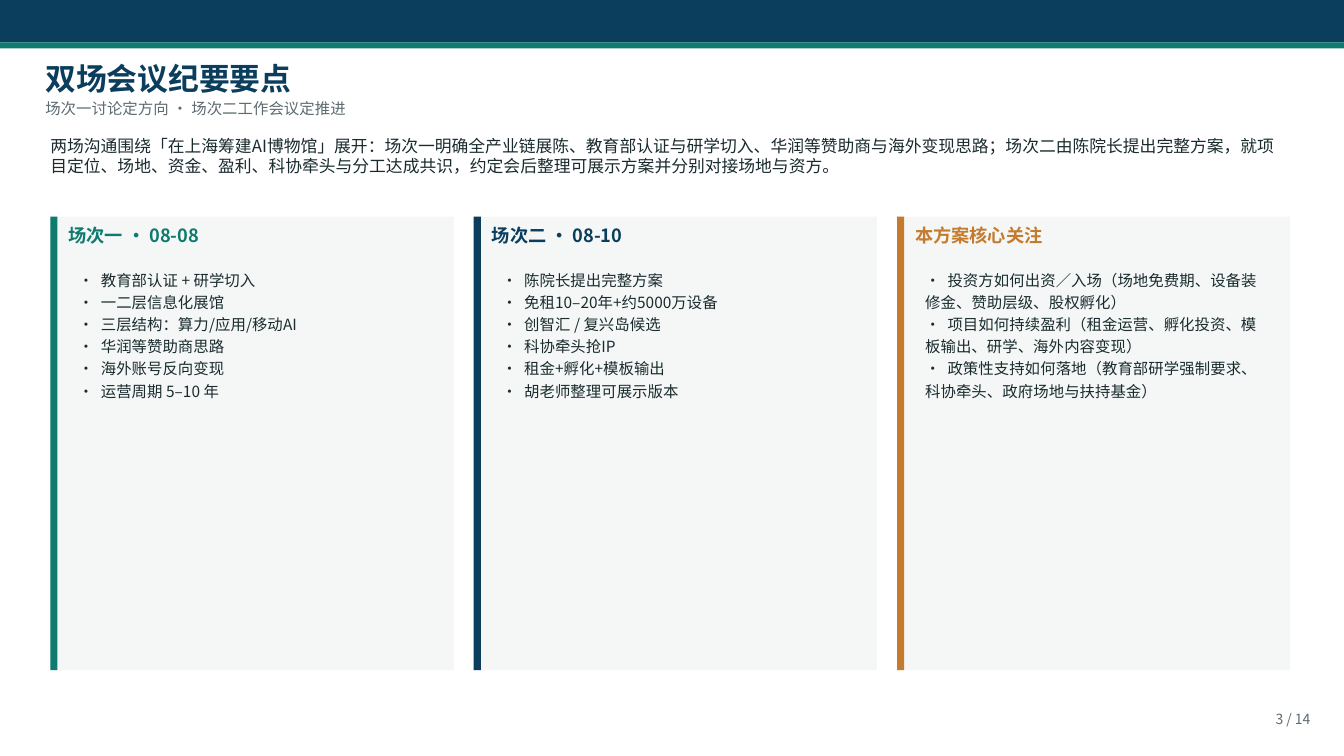
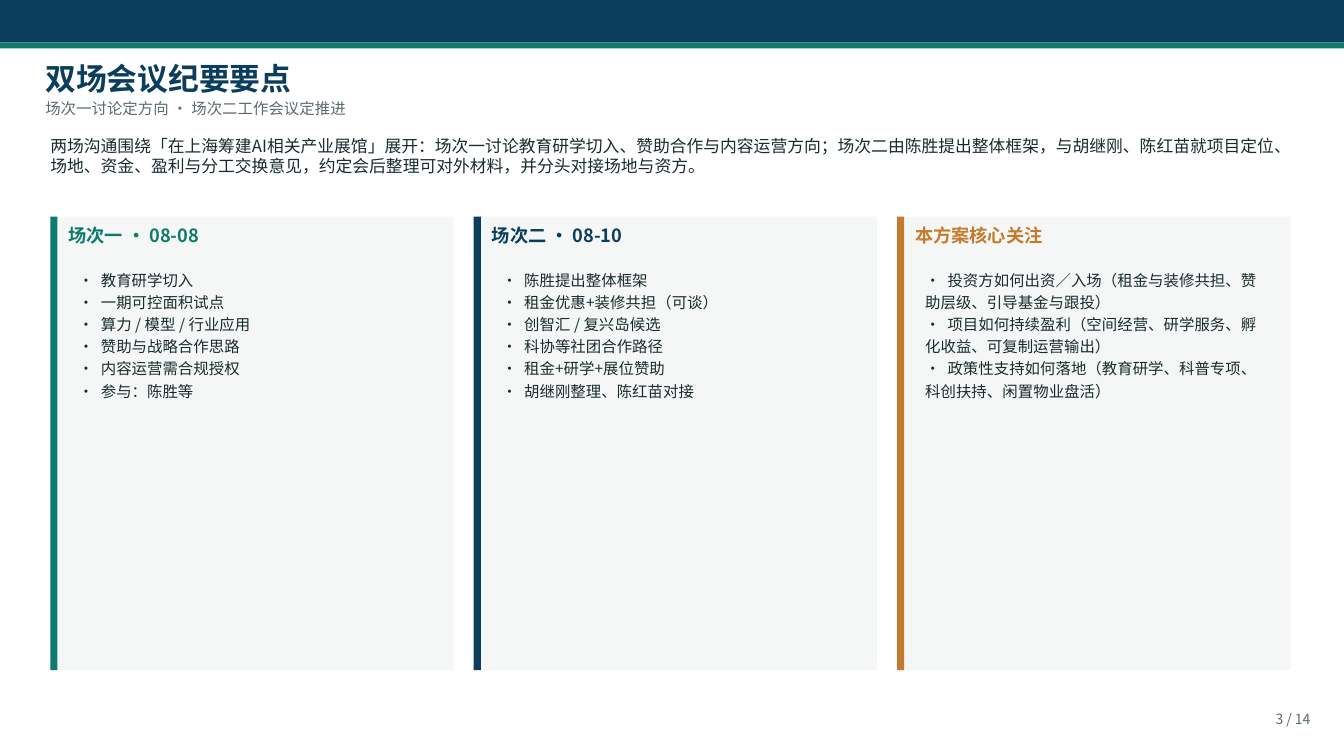
Before and after one commit to hujigang2010-maker/AIDEN, a slide deck: slide 3 of deliverables/上海AI博物馆_可执行落地方案.pptx. Drawn at 1344x756 pixels with LibreOffice and Linux fonts; fonts in the diff are those of the drawing. Boxes give left, top, right and bottom in pixels: in the first picture for what was removed or moved away, otherwise in the second. Text is boxed around its words. In the diff, an @@ line names an element or a change of style, - is before the commit and + after.

```diff
--- a/deliverables/上海AI博物馆_可执行落地方案.pptx
+++ b/deliverables/上海AI博物馆_可执行落地方案.pptx
@@ text at bbox=[50, 137, 1290, 174]: text changed @@
-两场沟通围绕「在上海筹建AI博物馆」展开：场次一明确全产业链展陈、教育部认证与研学切入、华润等赞助商与海外变现思路；场次二由陈院长提出完整方案，就项目定位、场地、资金、盈利、科协牵头与分工达成共识，约定会后整理可展示方案并分别对接场地与资方。
+两场沟通围绕「在上海筹建AI相关产业展馆」展开：场次一讨论教育研学切入、赞助合作与内容运营方向；场次二由陈胜提出整体框架，与胡继刚、陈红苗就项目定位、场地、资金、盈利与分工交换意见，约定会后整理可对外材料，并分头对接场地与资方。
@@ text at bbox=[101, 273, 251, 399]: text changed @@
-• 教育部认证 + 研学切入
-• 一二层信息化展馆
-• 三层结构：算力/应用/移动AI
-• 华润等赞助商思路
-• 海外账号反向变现
-• 运营周期 5–10 年
+• 教育研学切入
+• 一期可控面积试点
+• 算力 / 模型 / 行业应用
+• 赞助与战略合作思路
+• 内容运营需合规授权
+• 参与：陈胜等
@@ text at bbox=[524, 273, 718, 310]: text changed @@
-• 陈院长提出完整方案
-• 免租10–20年+约5000万设备
+• 陈胜提出整体框架
+• 租金优惠+装修共担（可谈）
@@ text at bbox=[925, 273, 1257, 399]: text changed @@
-• 投资方如何出资／入场（场地免费期、设备装修金、赞助层级、股权孵化）
-• 项目如何持续盈利（租金运营、孵化投资、模板输出、研学、海外内容变现）
-• 政策性支持如何落地（教育部研学强制要求、科协牵头、政府场地与扶持基金）
+• 投资方如何出资／入场（租金与装修共担、赞助层级、引导基金与跟投）
+• 项目如何持续盈利（空间经营、研学服务、孵化收益、可复制运营输出）
+• 政策性支持如何落地（教育研学、科普专项、科创扶持、闲置物业盘活）
@@ text at bbox=[524, 339, 694, 399]: text changed @@
-• 科协牵头抢IP
-• 租金+孵化+模板输出
-• 胡老师整理可展示版本
+• 科协等社团合作路径
+• 租金+研学+展位赞助
+• 胡继刚整理、陈红苗对接
```
Also in this commit, not shown: 13 other slides changed, 7 other files.
